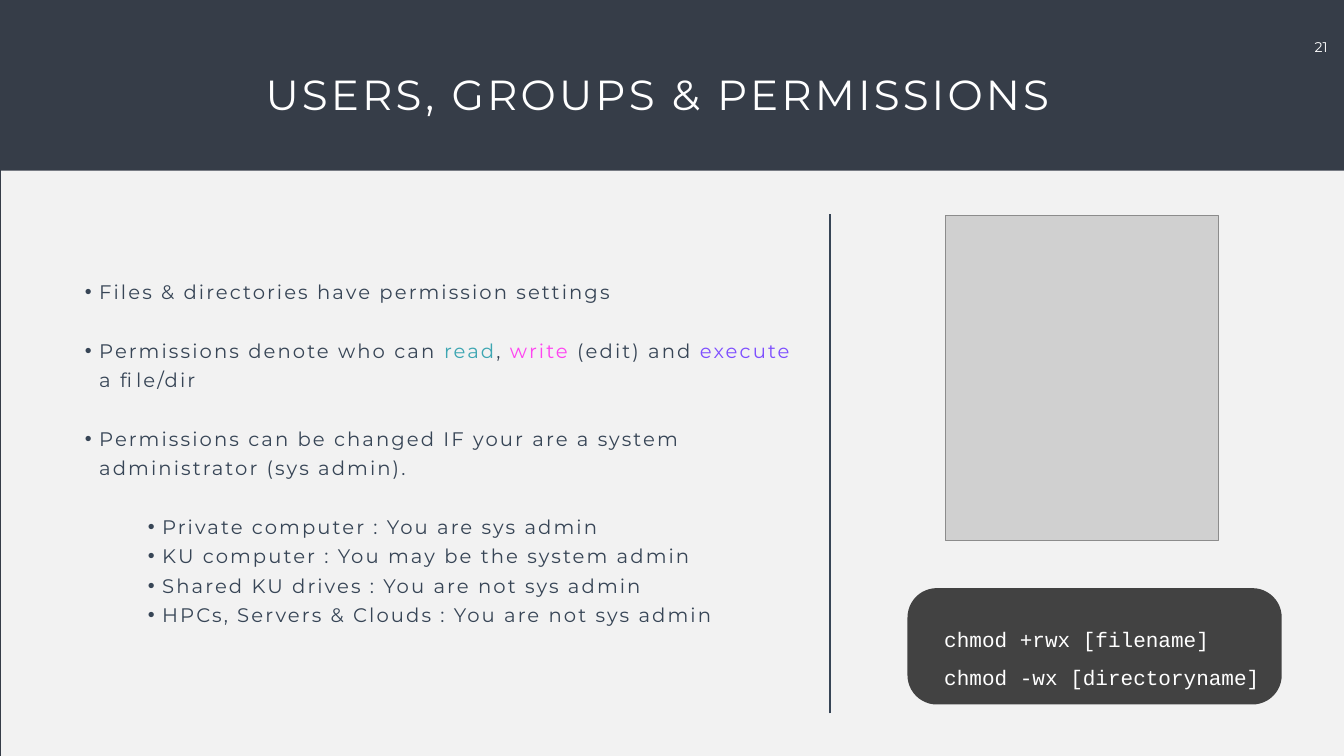
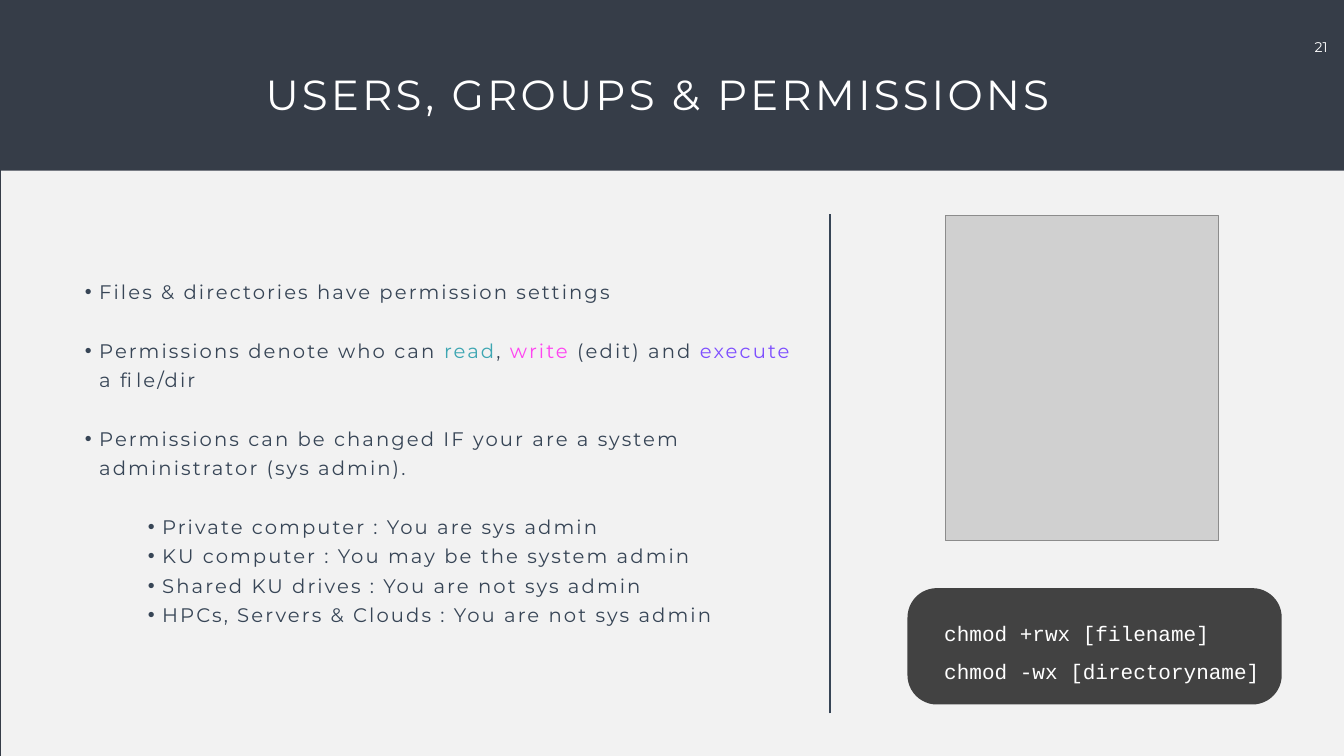
Before and after one commit to Center-for-Health-Data-Science/Just-Bash-It, a slide deck: slide 21 of Commandline_Workshop.pptx. Drawn at 1344x756 pixels with LibreOffice and Linux fonts; fonts in the diff are those of the drawing; grey boxes stand for pictures. Boxes give left, top, right and bottom in pixels: in the first picture for what was removed or moved away, otherwise in the second. Text is boxed around its words. In the diff, an @@ line names an element or a change of style, - is before the commit and + after.

```diff
--- a/Commandline_Workshop.pptx
+++ b/Commandline_Workshop.pptx
@@ text "chmod +rwx [filename]": place and size @@
-text "chmod +rwx [filename]" at (944, 632, 1259, 690)
+text "chmod +rwx [filename]" at (944, 626, 1259, 684)
```
Also in this commit, not shown: 7 other slides changed, 1 slide added.
